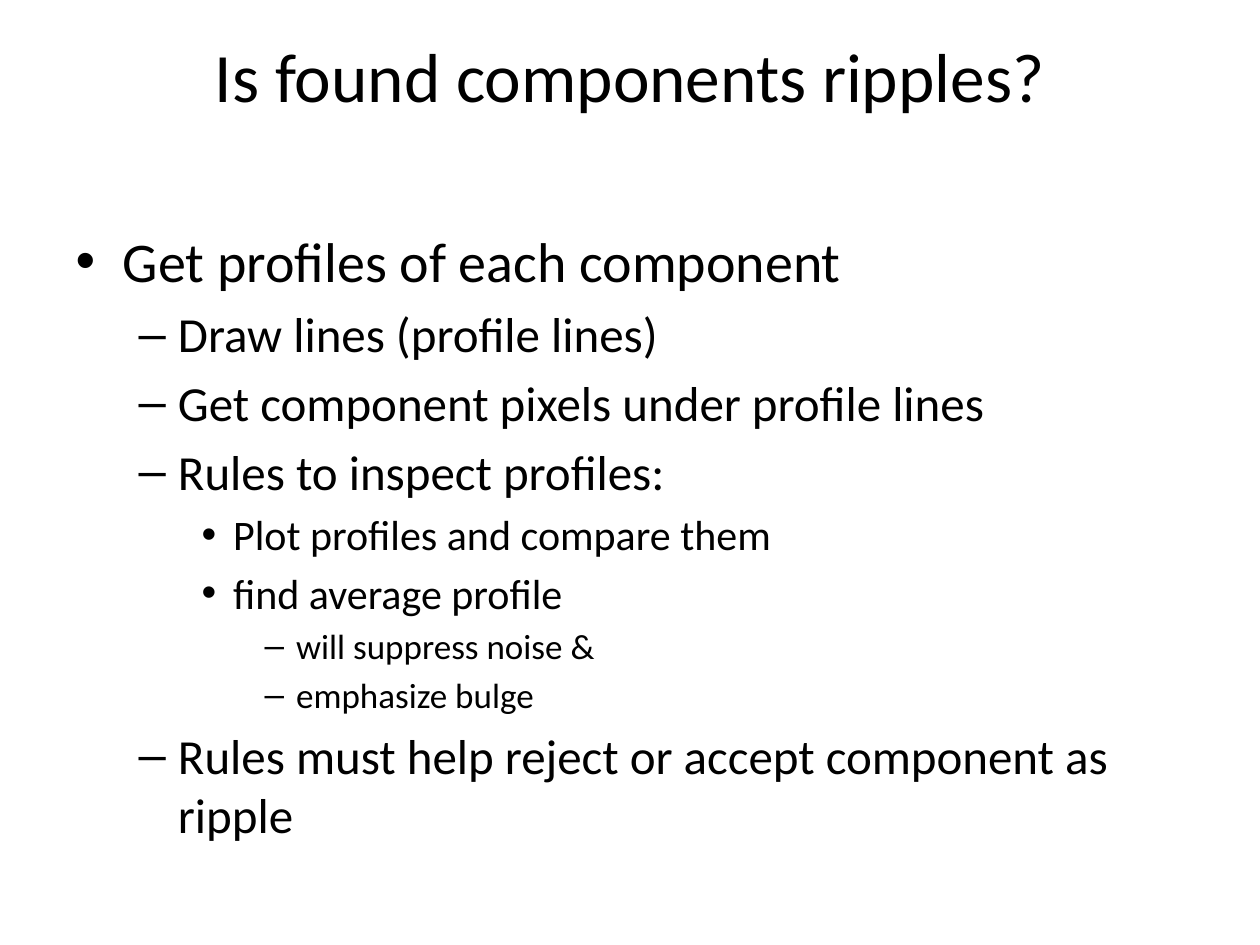
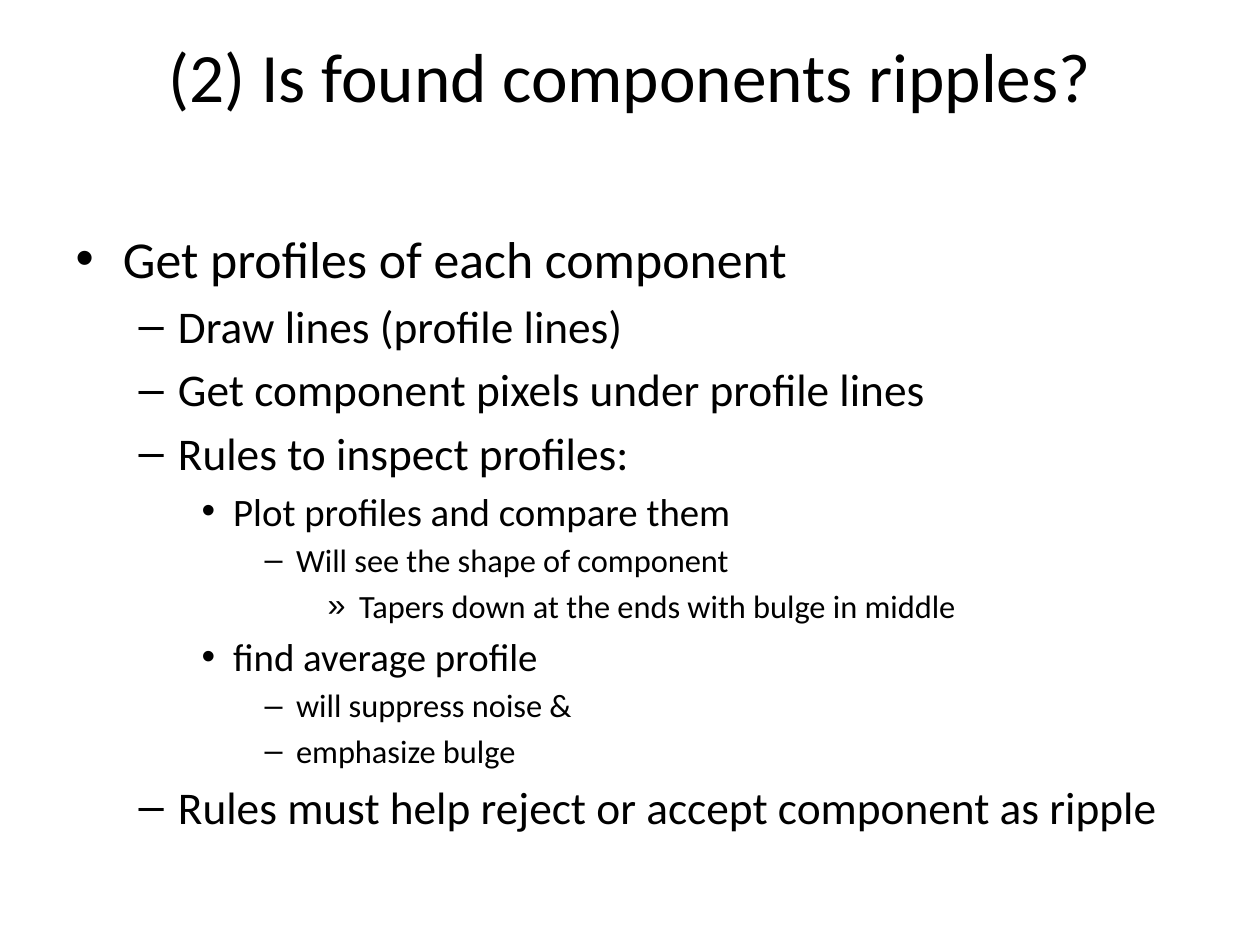
Before and after one commit to myIMT/ConsoleApplication5, a slide deck: slide 4 of ConsoleApplication5/20170118_POA.pptx. Drawn at 1260x945 pixels with LibreOffice and Linux fonts; fonts in the diff are those of the drawing. Boxes give left, top, right and bottom in pixels: in the first picture for what was removed or moved away, otherwise in the second. Text is boxed around its words. In the diff, an @@ line names an element or a change of style, - is before the commit and + after.

Commit message:
MyEdgeDetector-- draw lines, draw LineIterators and pickup pixel values under lines, draw straight line (nased on pt1.x = pt2,x)= this gives number of pixels inside object.

```diff
--- a/ConsoleApplication5/20170118_POA.pptx
+++ b/ConsoleApplication5/20170118_POA.pptx
@@ title at [169, 51, 1090, 114]: text changed @@
-Is found components ripples?
+(2) Is found components ripples?
@@ text at [123, 242, 1156, 832]: size 32 to 29.6 pt in "Get profiles of each component"; size 28 to 25.9 pt in "Draw lines (profile lines)", "Get component pixels under profile lines", "Rules to inspect profiles:", "Rules must help reject or accept component ..."; size 24 to 22.2 pt in "Plot profiles and compare them", "find average profile"; size 20 to 18.5 pt in "will suppress noise &", "emphasize bulge" @@
@@ text at [296, 549, 956, 624]: paragraphs added @@
+      – Will see the shape of component
+        » Tapers down at the ends with bulge in middle
```
Also in this commit, not shown: 3 other slides changed, 1 slide added, 3 other files.
